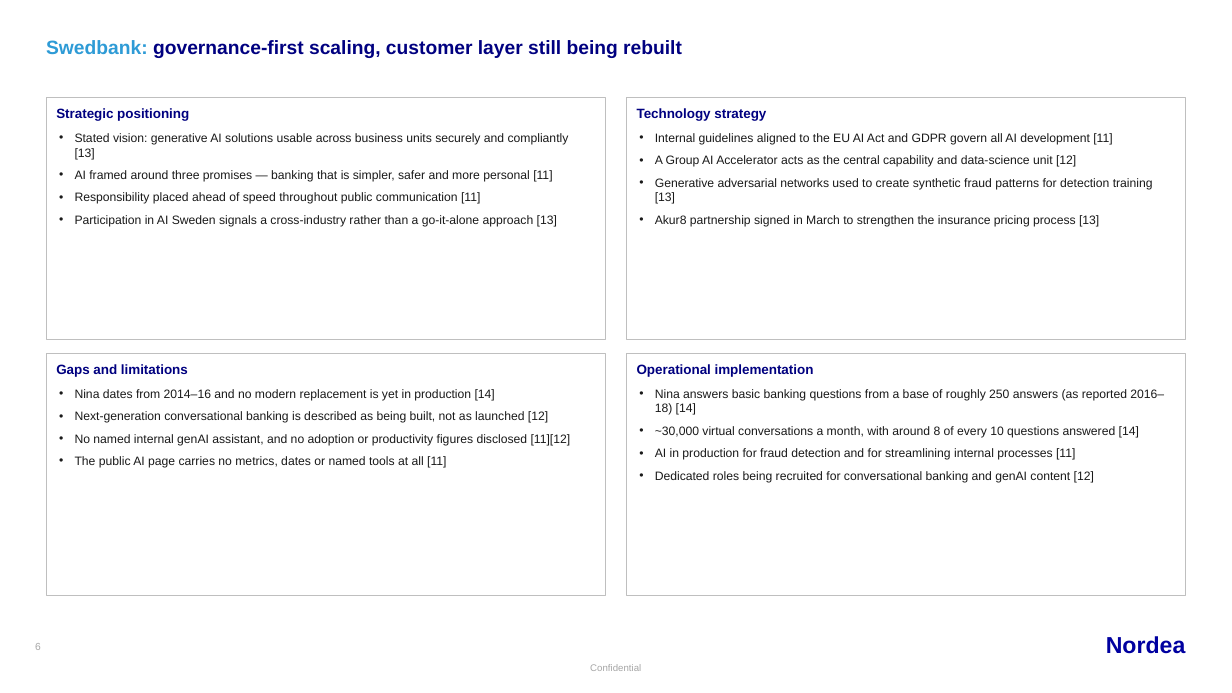
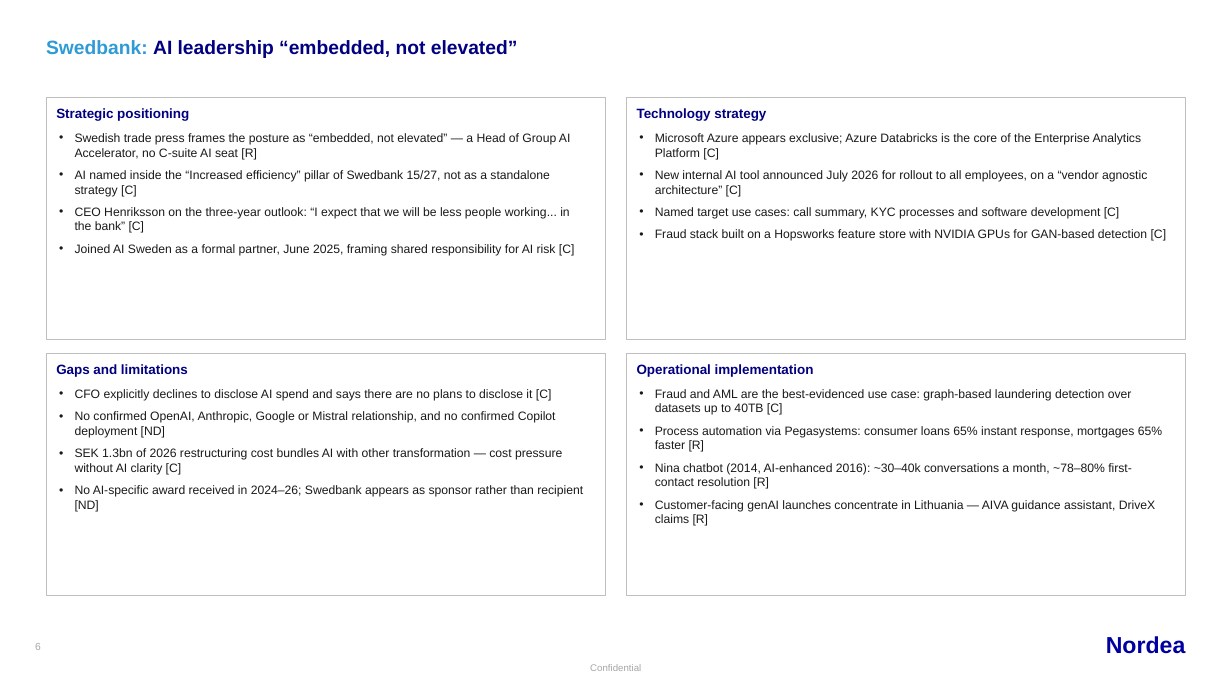
Before and after one commit to 7d2gcx86xs-create/Bank-SDK, a slide deck: slide 6 of docs/nordic-banks-ai-peer-review.pptx. Drawn at 1232x693 pixels with LibreOffice and Linux fonts; fonts in the diff are those of the drawing. Boxes give left, top, right and bottom in pixels: in the first picture for what was removed or moved away, otherwise in the second. Text is boxed around its words. In the diff, an @@ line names an element or a change of style, - is before the commit and + after.

```diff
--- a/docs/nordic-banks-ai-peer-review.pptx
+++ b/docs/nordic-banks-ai-peer-review.pptx
@@ text at box(46, 40, 518, 58): text changed @@
-Swedbank: governance-first scaling, customer layer still being rebuilt
+Swedbank: AI leadership “embedded, not elevated”
@@ text at box(75, 133, 575, 256): text changed @@
-• Stated vision: generative AI solutions usable across business units securely and compliantly [13]
-• AI framed around three promises — banking that is simpler, safer and more personal [11]
-• Responsibility placed ahead of speed throughout public communication [11]
-• Participation in AI Sweden signals a cross-industry rather than a go-it-alone approach [13]
+• Swedish trade press frames the posture as “embedded, not elevated” — a Head of Group AI Accelerator, no C-suite AI seat [R]
+• AI named inside the “Increased efficiency” pillar of Swedbank 15/27, not as a standalone strategy [C]
+• CEO Henriksson on the three-year outlook: “I expect that we will be less people working... in the bank” [C]
+• Joined AI Sweden as a formal partner, June 2025, framing shared responsibility for AI risk [C]
@@ text at box(655, 133, 1167, 241): text changed @@
-• Internal guidelines aligned to the EU AI Act and GDPR govern all AI development [11]
-• A Group AI Accelerator acts as the central capability and data-science unit [12]
-• Generative adversarial networks used to create synthetic fraud patterns for detection training [13]
-• Akur8 partnership signed in March to strengthen the insurance pricing process [13]
+• Microsoft Azure appears exclusive; Azure Databricks is the core of the Enterprise Analytics Platform [C]
+• New internal AI tool announced July 2026 for rollout to all employees, on a “vendor agnostic architecture” [C]
+• Named target use cases: call summary, KYC processes and software development [C]
+• Fraud stack built on a Hopsworks feature store with NVIDIA GPUs for GAN-based detection [C]
@@ text at box(75, 389, 583, 512): text changed @@
-• Nina dates from 2014–16 and no modern replacement is yet in production [14]
-• Next-generation conversational banking is described as being built, not as launched [12]
-• No named internal genAI assistant, and no adoption or productivity figures disclosed [11][12]
-• The public AI page carries no metrics, dates or named tools at all [11]
+• CFO explicitly declines to disclose AI spend and says there are no plans to disclose it [C]
+• No confirmed OpenAI, Anthropic, Google or Mistral relationship, and no confirmed Copilot deployment [ND]
+• SEK 1.3bn of 2026 restructuring cost bundles AI with other transformation — cost pressure without AI clarity [C]
+• No AI-specific award received in 2024–26; Swedbank appears as sponsor rather than recipient [ND]
@@ text at box(655, 389, 1162, 526): text changed @@
-• Nina answers basic banking questions from a base of roughly 250 answers (as reported 2016–18) [14]
-• ~30,000 virtual conversations a month, with around 8 of every 10 questions answered [14]
-• AI in production for fraud detection and for streamlining internal processes [11]
-• Dedicated roles being recruited for conversational banking and genAI content [12]
+• Fraud and AML are the best-evidenced use case: graph-based laundering detection over datasets up to 40TB [C]
+• Process automation via Pegasystems: consumer loans 65% instant response, mortgages 65% faster [R]
+• Nina chatbot (2014, AI-enhanced 2016): ~30–40k conversations a month, ~78–80% first-contact resolution [R]
+• Customer-facing genAI launches concentrate in Lithuania — AIVA guidance assistant, DriveX claims [R]
```
Also in this commit, not shown: 6 other slides changed, 8 slides added, 6 slides removed, 1 other file.
